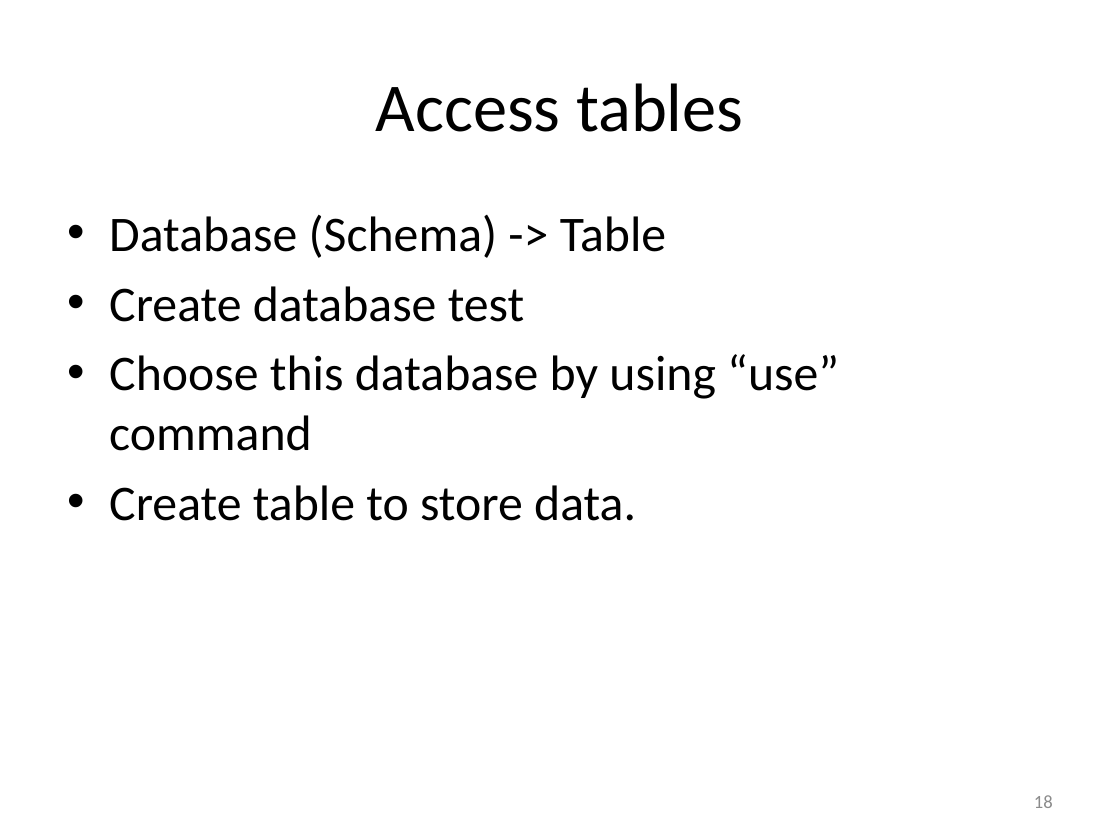
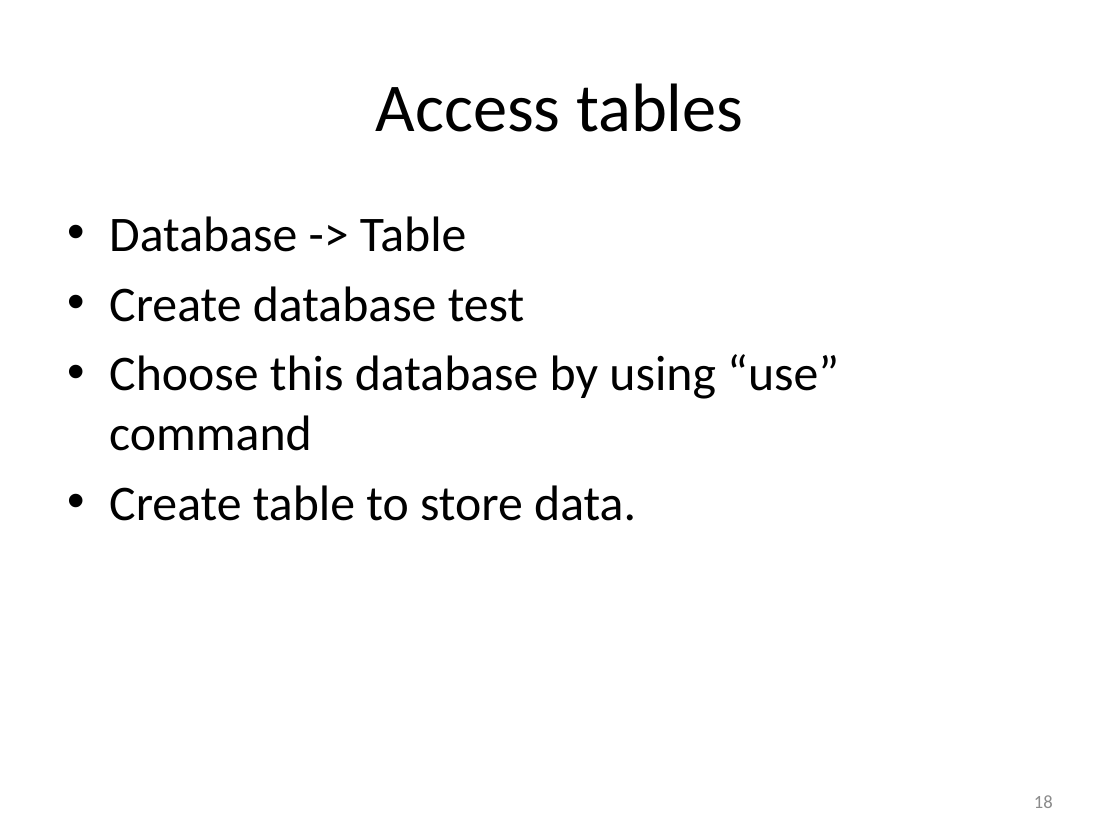
Before and after one commit to cniedotus/Python_scrape_2018, a slide deck: slide 18 of Python Tutorial.pptx. Drawn at 1120x840 pixels with LibreOffice and Linux fonts; fonts in the diff are those of the drawing. Boxes give left, top, right and bottom in pixels: in the first picture for what was removed or moved away, otherwise in the second. Text is boxed around its words. In the diff, an @@ line names an element or a change of style, - is before the commit and + after.

```diff
--- a/Python Tutorial.pptx
+++ b/Python Tutorial.pptx
@@ text at bbox=[109, 216, 466, 252]: text changed @@
-• Database (Schema) -> Table
+• Database -> Table
```
Also in this commit, not shown: 5 other slides changed, 11 other files.
